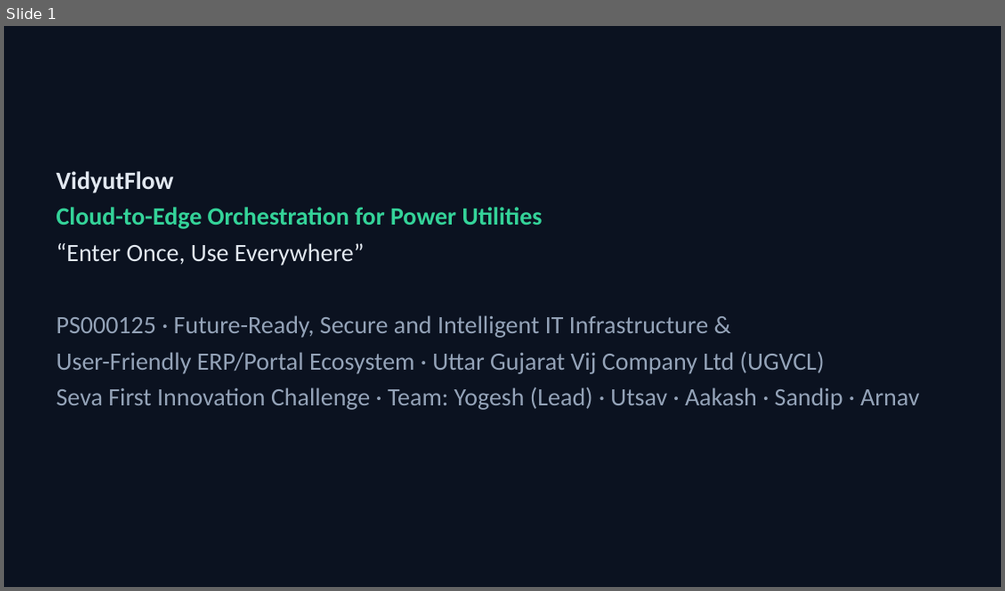
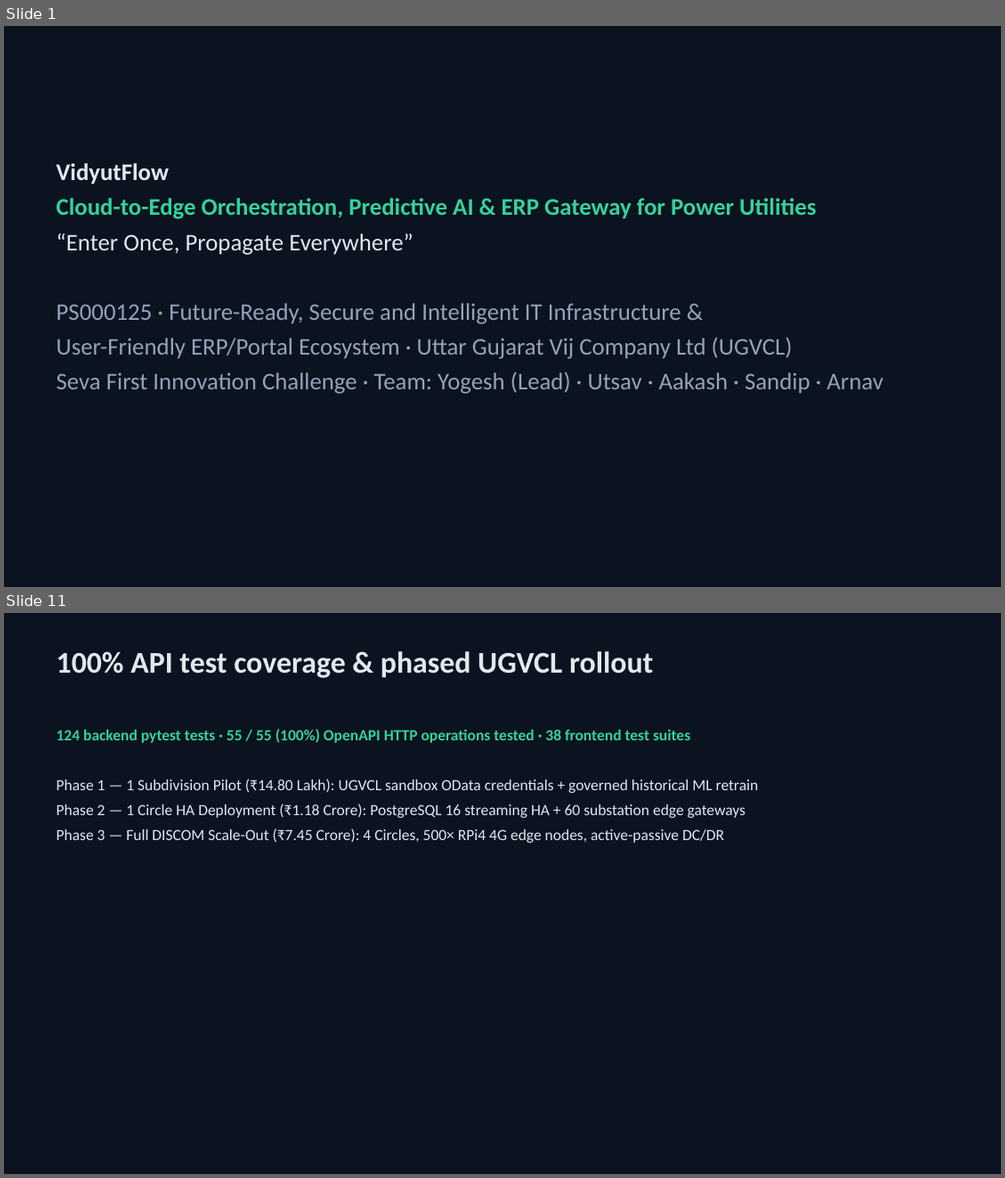
Before and after one commit to Yogeshsingh123-LAB/VidyutFlow, a slide deck: docs/deck/VidyutFlow_PS000125.pptx. Shown one above the other, each under a label of ours: slide 1 before the commit, slides 1 and 11 after it; the slides between them are not shown. The pictures are 1005x591 and 1005x1178 pixels, drawn with LibreOffice and Linux fonts; fonts in the diff are those of the drawing. Boxes give left, top, right and bottom in pixels: in the first picture for what was removed or moved away, otherwise in the second. Text is boxed around its words. In the diff, an @@ line names an element or a change of style, - is before the commit and + after.

```diff
--- a/docs/deck/VidyutFlow_PS000125.pptx
+++ b/docs/deck/VidyutFlow_PS000125.pptx
@@ slide 11 added at <box>4,613,1001,1174</box>, background #0B1220 @@
@@ text added at <box>57,651,653,678</box>, 29 pt, text #E2E8F0, bold @@
+100% API test coverage & phased UGVCL rollout
@@ text added at <box>57,729,759,843</box>, 15 pt, text #E2E8F0 @@
+124 backend pytest tests · 55 / 55 (100%) OpenAPI HTTP operations tested · 38 frontend test suites
+Phase 1 — 1 Subdivision Pilot (₹14.80 Lakh): UGVCL sandbox OData credentials + governed historical ML retrain
+Phase 2 — 1 Circle HA Deployment (₹1.18 Crore): PostgreSQL 16 streaming HA + 60 substation edge gateways
+Phase 3 — Full DISCOM Scale-Out (₹7.45 Crore): 4 Circles, 500× RPi4 4G edge nodes, active-passive DC/DR
@@ slide 1 changed as well @@
@@ text "VidyutFlow": place and size @@
-text "VidyutFlow" at <box>57,171,919,410</box>
+text "VidyutFlow" at <box>57,163,882,394</box>
@@ text at <box>57,163,882,394</box>: size 24 to 23 pt in "VidyutFlow", "PS000125 · Future-Ready, Secure and Intelligent IT ...", "User-Friendly ERP/Portal Ecosystem · Uttar Gujarat Vij ...", "Seva First Innovation Challenge · Team: Yogesh ..." @@
@@ text at <box>57,198,816,255</box>: text changed; size 24 to 23 pt @@
-Cloud-to-Edge Orchestration for Power Utilities
-“Enter Once, Use Everywhere”
+Cloud-to-Edge Orchestration, Predictive AI & ERP Gateway for Power Utilities
+“Enter Once, Propagate Everywhere”
```
Also in this commit, not shown: 10 other slides added, 11 slides removed, 24 other files.
